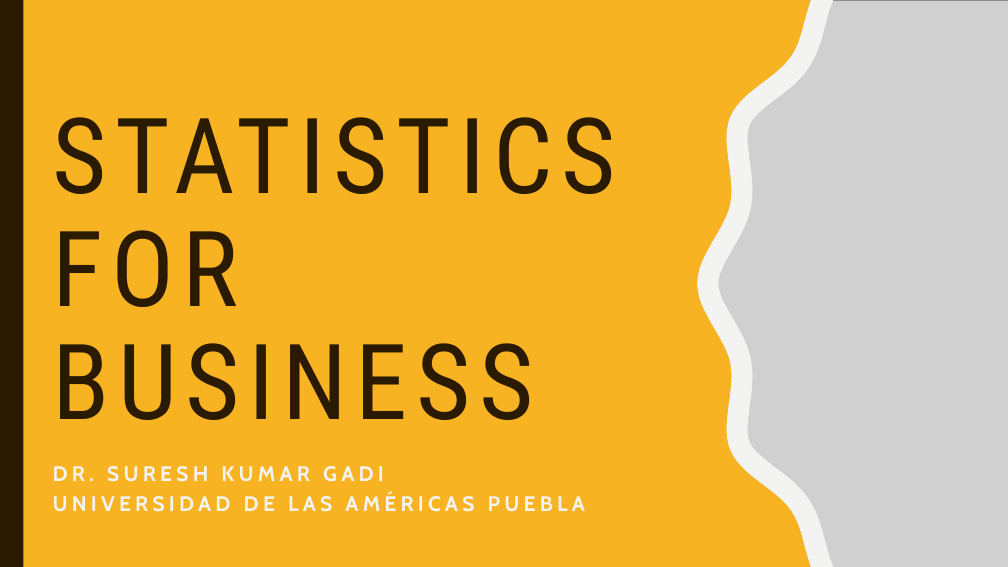
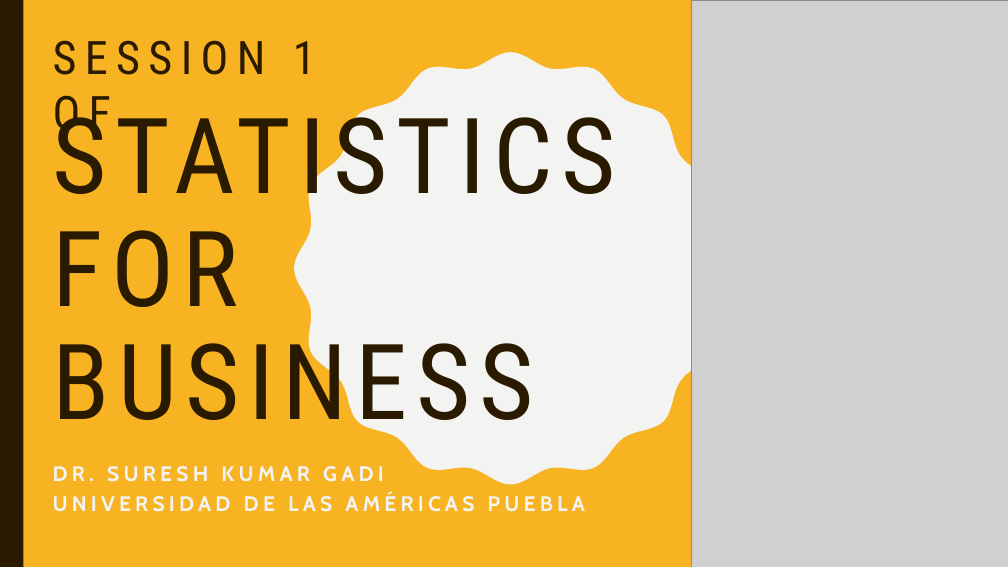
Before and after one commit to skgadi/Courses, a slide deck: slide 1 of 2021/statistics-for-business/session-1.pptx. Drawn at 1008x567 pixels with LibreOffice and Linux fonts; fonts in the diff are those of the drawing; grey boxes stand for pictures. Boxes give left, top, right and bottom in pixels: in the first picture for what was removed or moved away, otherwise in the second. Text is boxed around its words. In the diff, an @@ line names an element or a change of style, - is before the commit and + after.

```diff
--- a/2021/statistics-for-business/session-1.pptx
+++ b/2021/statistics-for-business/session-1.pptx
@@ rectangle removed at (0,0,1008,567) @@
@@ freeform shape removed at (0,0,811,567) @@
@@ freeform shape removed at (697,0,833,567) @@
@@ text added at (53,40,316,140), 44 pt, text #2A1A00 @@
+SESSION 1 OF
@@ freeform shape added at (294,52,727,485), fill #F3F3F2 @@
```
Also in this commit, not shown: 8 other files.
